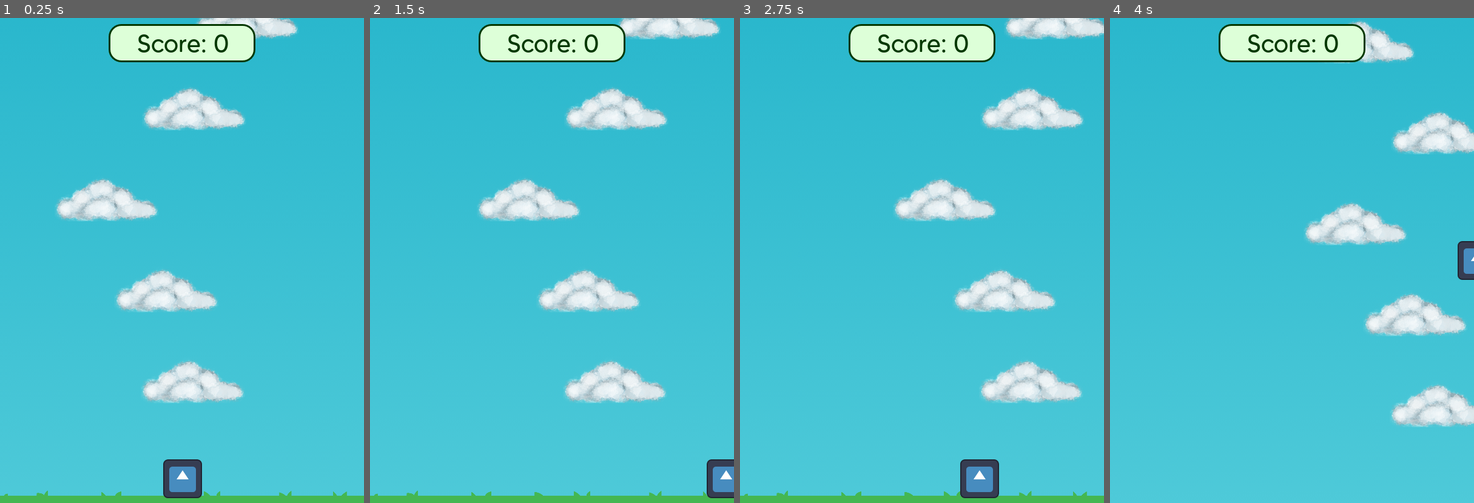
Above: before the commit, frames 1-4 (left to right).
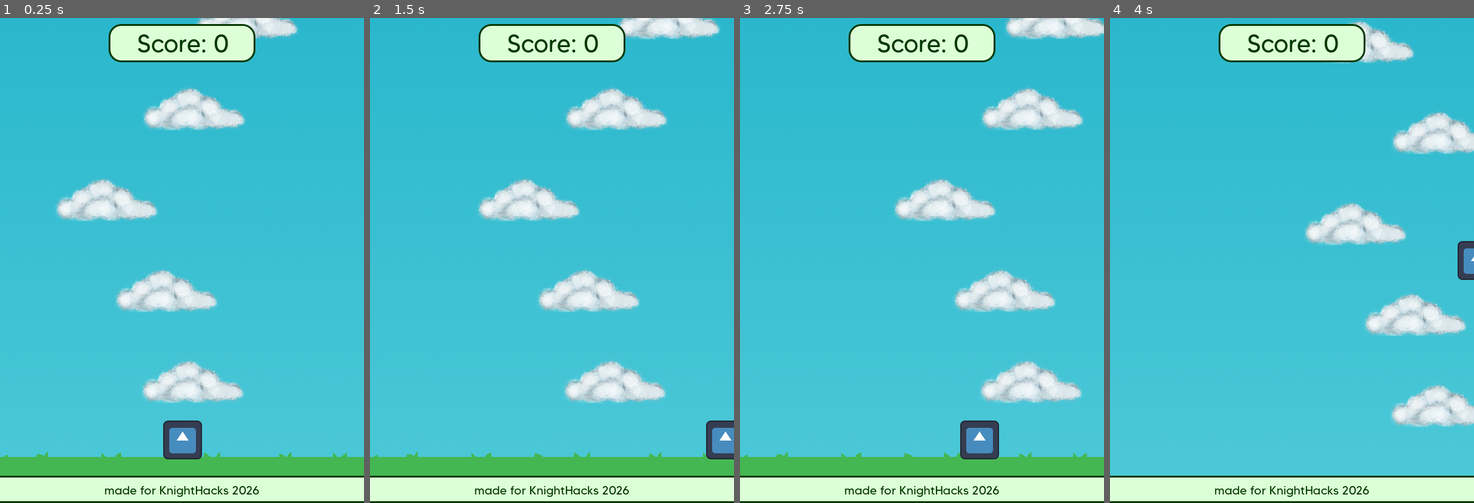
Above: after the commit, the same moments.

Repository: hannahjmc/KnightHacks2026
Game: Godot game, scene res://Scenes/main.tscn
Same seed, same stepped clock (60 frames per second), same inputs: the game is played once before the commit and once after it. The engine's default icon, where the game draws it, is replaced by a stand-in: a white triangle on a blue panel in a dark square.
Inputs:
- Up to frame 1 (0.25 s): no input
- Up to frame 2 (1.5 s): tap Enter (ui_accept) at 0.5, 0.77 s; hold Right (ui_right) from 0.53 s (still down)
- Up to frame 3 (2.75 s): tap Enter (ui_accept) at 1.52 s; release Right (ui_right) at 2.03 s; hold Left (ui_left) from 2.03 s (still down)
- Up to frame 4 (4 s): release Left (ui_left) at 2.78 s; hold Right (ui_right) from 2.78 s (still down); tap Enter (ui_accept) at 3.02, 3.77 s

The runs differ from the first frame. In frame 1, 10% of the frame differs, in the area x 0-100%, y 83-100%; in frame 2, 10%; in frame 3, 10%; in frame 4, 5.6%.

Commit message:
added bottom panel
- added bottom knighthacks panel
- adjusted height of ground

Diff:
--- a/Scenes/main.tscn
+++ b/Scenes/main.tscn
@@ -30,8 +30,9 @@
 [node name="Main" type="Node2D" unique_id=1813136685]
 
 [node name="FloorCollider" type="StaticBody2D" parent="." unique_id=597048664]
-position = Vector2(0, 325)
+position = Vector2(0, 261)
 scale = Vector2(6.68, 1.01695)
+metadata/_edit_group_ = true
 
 [node name="CollisionShape2D" type="CollisionShape2D" parent="FloorCollider" unique_id=618362594]
 position = Vector2(-0.449102, 75)
@@ -44,7 +45,7 @@
 texture = ExtResource("1_8gbba")
 
 [node name="Player" parent="." unique_id=1099365276 node_paths=PackedStringArray("camera", "game_over_canvas") instance=ExtResource("1_jjgbg")]
-position = Vector2(1, 358)
+position = Vector2(1, 294)
 speed = 300.0
 camera = NodePath("../Camera2D")
 game_over_canvas = NodePath("../GameOverCanvas")
@@ -127,6 +128,39 @@
 theme_override_font_sizes/font_size = 40
 text = "Score:"
 script = ExtResource("6_21xkr")
+
+[node name="BottomPanel" type="Panel" parent="ScoreCanvas" unique_id=1053061567]
+anchors_preset = 7
+anchor_left = 0.5
+anchor_top = 1.0
+anchor_right = 0.5
+anchor_bottom = 1.0
+offset_left = -329.0
+offset_top = -45.0
+offset_right = 329.0
+grow_horizontal = 2
+grow_vertical = 0
+theme_override_styles/panel = SubResource("StyleBoxFlat_e5ysw")
+
+[node name="Credits" type="Label" parent="ScoreCanvas/BottomPanel" unique_id=117842226]
+layout_mode = 1
+anchors_preset = 8
+anchor_left = 0.5
+anchor_top = 0.5
+anchor_right = 0.5
+anchor_bottom = 0.5
+offset_left = -128.0
+offset_top = -12.0
+offset_right = 128.0
+offset_bottom = 38.0
+grow_horizontal = 2
+grow_vertical = 2
+pivot_offset = Vector2(60, 25)
+theme_override_colors/font_color = Color(0.01604467, 0.2186791, 6.545782e-06, 1)
+theme_override_colors/font_outline_color = Color(0, 0, 0, 1)
+theme_override_fonts/font = ExtResource("7_ynf5e")
+theme_override_font_sizes/font_size = 20
+text = "made for KnightHacks 2026"
 
 [node name="GameOver" type="Node2D" parent="." unique_id=476651057 node_paths=PackedStringArray("game_over_canvas", "score", "reset_button")]
 script = ExtResource("7_6bp64")
